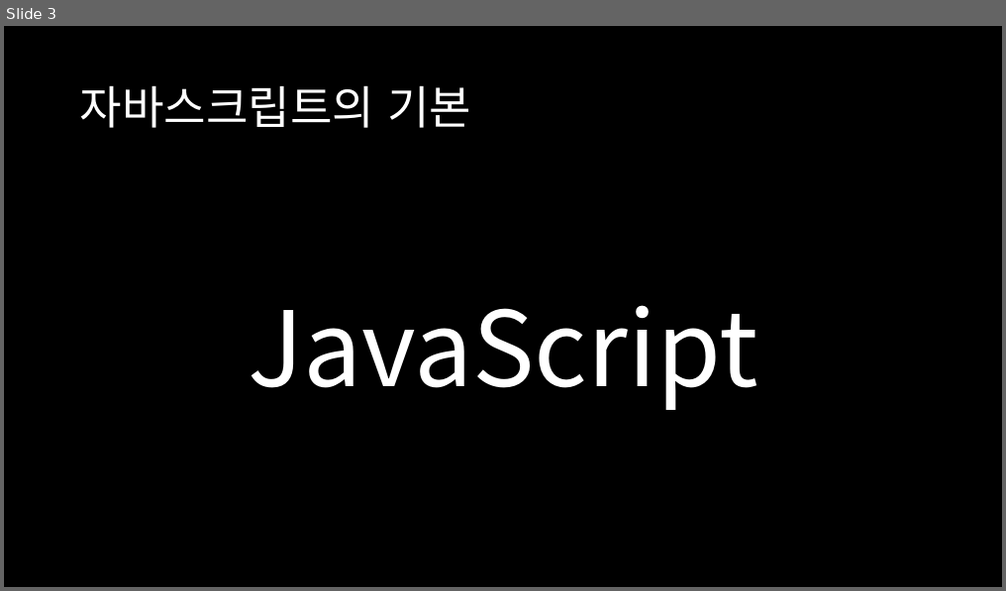
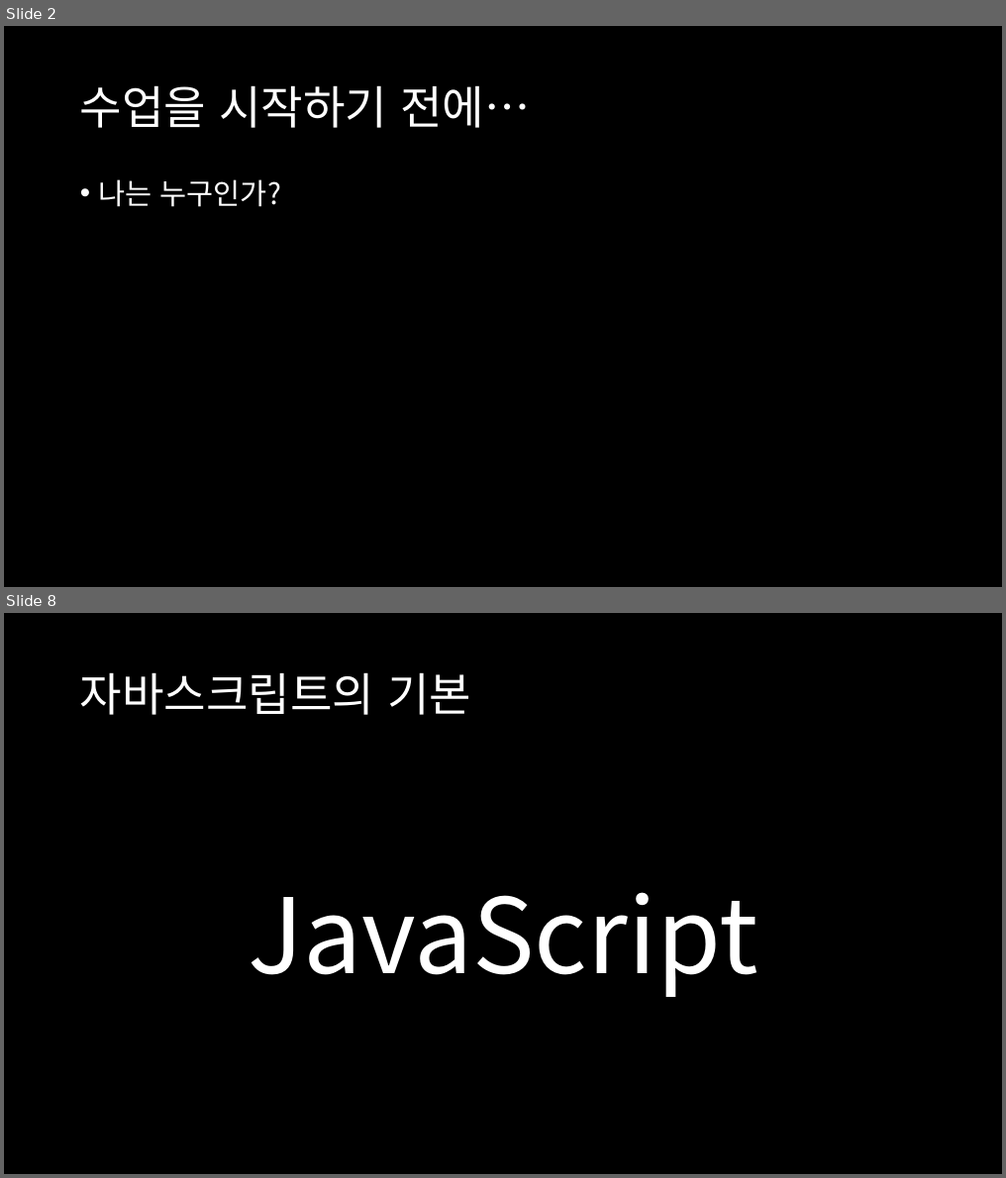
Before and after one commit to songhune/Webprogramming-Highschool, a slide deck: JavaScript/JavaScript.pptx. Shown one above the other, each under a label of ours: slide 3 before the commit, slides 2 and 8 after it; the slides between them are not shown. The pictures are 1006x591 and 1006x1178 pixels, drawn with LibreOffice and Linux fonts; fonts in the diff are those of the drawing. Boxes give left, top, right and bottom in pixels: in the first picture for what was removed or moved away, otherwise in the second. Text is boxed around its words. In the diff, an @@ line names an element or a change of style, - is before the commit and + after.

```diff
--- a/JavaScript/JavaScript.pptx
+++ b/JavaScript/JavaScript.pptx
@@ slide 2 added at [4, 26, 1002, 587], background #000000 @@
@@ title added at [80, 85, 531, 128], 44 pt, text #FFFFFF @@
+수업을 시작하기 전에…
@@ text added at [99, 179, 281, 207], 28 pt, text #FFFFFF @@
+• 나는 누구인가?
@@ what was slide 3 is now slide 8 @@
```
Also in this commit, not shown: 3 slides changed, 35 other slides added, 26 other files.
